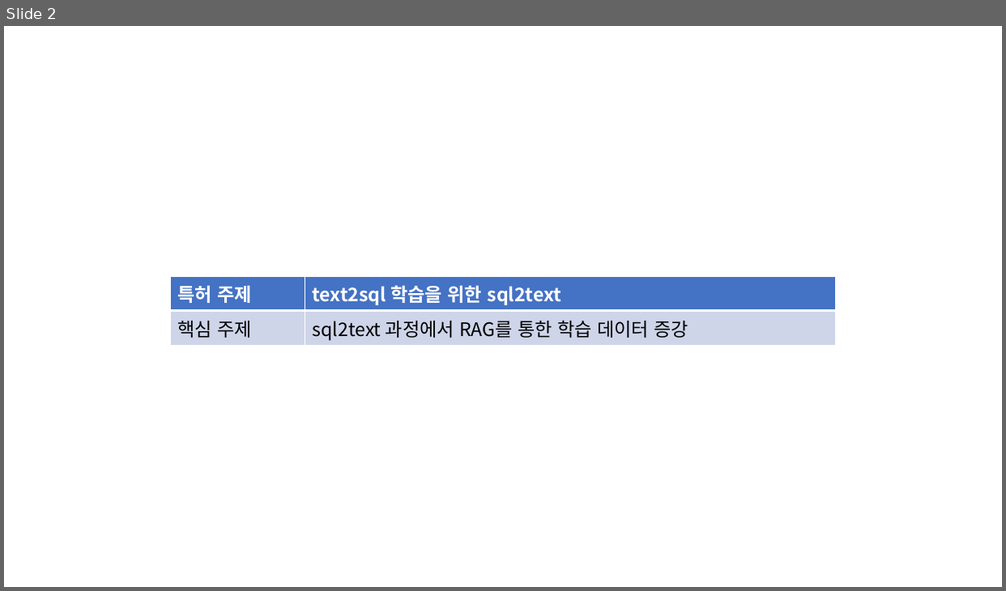
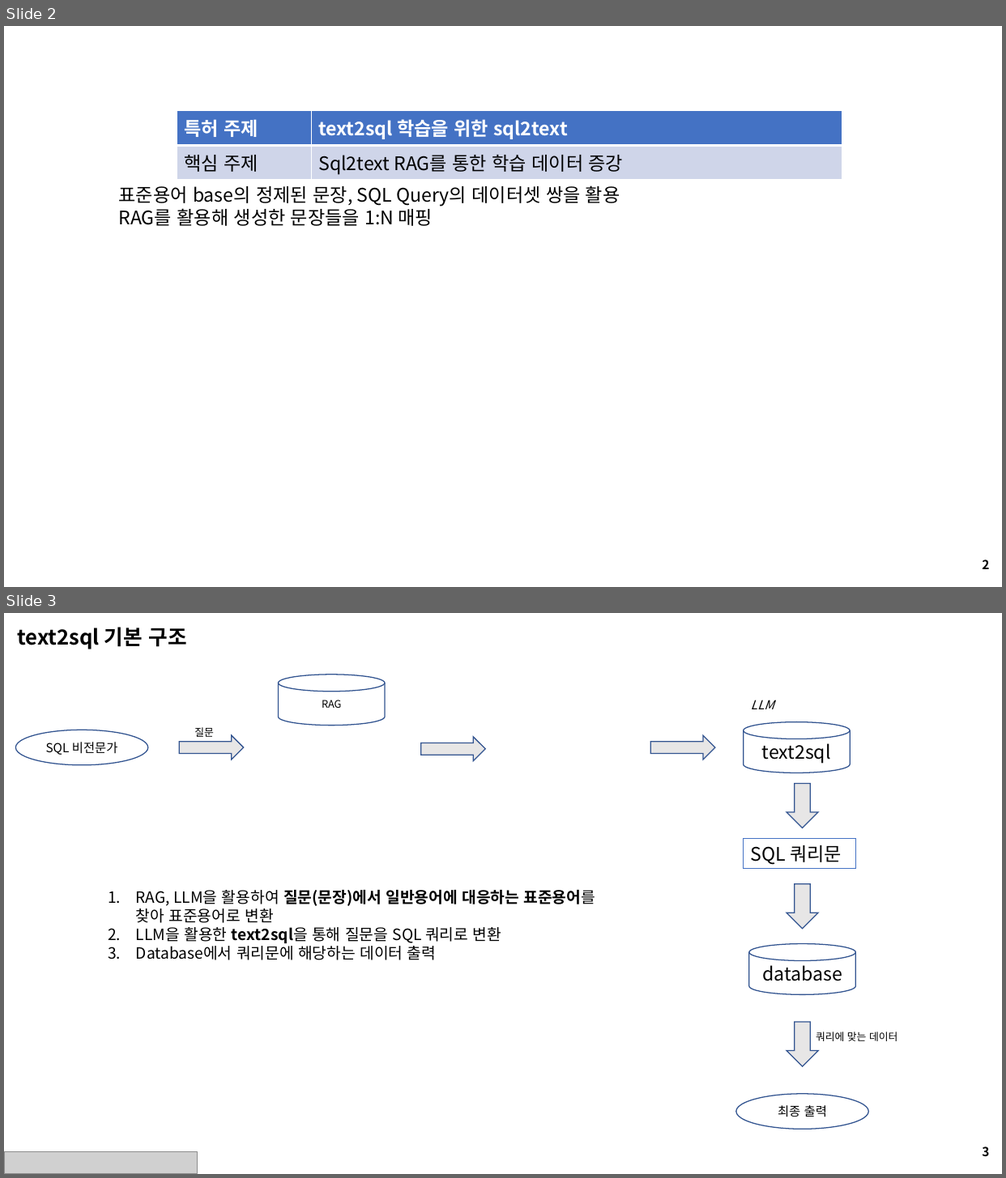
Before and after one commit to seungdeng/DELab, a slide deck: PPT/DSLab_이승건_특허.pptx. Shown one above the other, each under a label of ours: slide 2 before the commit, slides 2 and 3 after it. The pictures are 1006x591 and 1006x1178 pixels, drawn with LibreOffice and Linux fonts; fonts in the diff are those of the drawing; grey boxes stand for pictures. Boxes give left, top, right and bottom in pixels: in the first picture for what was removed or moved away, otherwise in the second. Text is boxed around its words. In the diff, an @@ line names an element or a change of style, - is before the commit and + after.

```diff
--- a/PPT/DSLab_이승건_특허.pptx
+++ b/PPT/DSLab_이승건_특허.pptx
@@ slide 3 added at <box>4,613,1002,1174</box>, background #FFFFFF @@
@@ text added at <box>17,627,186,649</box>, 20 pt, text #000000, bold @@
+text2sql 기본 구조
@@ cylinder added at <box>278,675,385,726</box>, fill #FFFFFF, outline #325491 1 pt, 10 pt, text #000000 @@
+RAG
@@ text added at <box>751,700,774,709</box>, 12 pt, text #000000, italic @@
+LLM
@@ ellipse added at <box>16,730,148,765</box>, fill #FFFFFF, outline #325491 1 pt, 12 pt, text #000000 @@
+SQL 비전문가
@@ text added at <box>194,727,214,737</box>, 10 pt, text #000000 @@
+질문
@@ cylinder added at <box>744,722,850,773</box>, fill #FFFFFF, outline #325491 1 pt, 18 pt, text #000000 @@
+text2sql
@@ right arrow added at <box>179,736,244,760</box>, fill #E7E6E6, outline #325491 1 pt @@
@@ right arrow added at <box>421,737,485,761</box>, fill #E7E6E6, outline #325491 1 pt @@
@@ right arrow added at <box>651,736,715,760</box>, fill #E7E6E6, outline #325491 1 pt @@
@@ down arrow added at <box>787,784,819,828</box>, fill #E7E6E6, outline #325491 1 pt @@
@@ rectangle added at <box>744,838,856,868</box>, outline #4472C4 0.75 pt, 18 pt, text #000000 @@
+SQL 쿼리문
@@ text added at <box>136,890,595,960</box>, 15 pt, text #000000 @@
+1. RAG, LLM을 활용하여 질문(문장)에서 일반용어에 대응하는 표준용어를 찾아 표준용어로 변환
+2. LLM을 활용한 text2sql을 통해 질문을 SQL 쿼리로 변환
+3. Database에서 쿼리문에 해당하는 데이터 출력
@@ down arrow added at <box>787,884,819,929</box>, fill #E7E6E6, outline #325491 1 pt @@
@@ cylinder added at <box>749,944,855,995</box>, fill #FFFFFF, outline #325491 1 pt, 18 pt, text #000000 @@
+database
@@ down arrow added at <box>787,1023,819,1067</box>, fill #E7E6E6, outline #325491 1 pt @@
@@ text added at <box>816,1032,897,1041</box>, 10 pt, text #000000 @@
+쿼리에 맞는 데이터
@@ ellipse added at <box>736,1094,868,1130</box>, fill #FFFFFF, outline #325491 1 pt, 12 pt, text #000000 @@
+최종 출력
@@ text added at <box>982,1147,989,1157</box>, 12 pt, text #000000, bold @@
+3
@@ picture added at <box>4,1152,197,1174</box> @@
@@ slide 2 changed as well @@
@@ table at <box>177,110,842,178</box> @@
-row 2, column 2: sql2text 과정에서 RAG를 통한 학습 데이터 증강
+row 2, column 2: Sql2text RAG를 통한 학습 데이터 증강
@@ table: place and size @@
-table at <box>170,276,836,344</box>
+table at <box>177,110,842,178</box>
@@ text added at <box>119,186,620,226</box>, 18 pt, text #000000 @@
+표준용어 base의 정제된 문장, SQL Query의 데이터셋 쌍을 활용
+RAG를 활용해 생성한 문장들을 1:N 매핑
@@ text added at <box>982,560,989,570</box>, 12 pt, text #000000, bold @@
+2
```
Also in this commit, not shown: 4 other slides changed, 2 slides removed.
